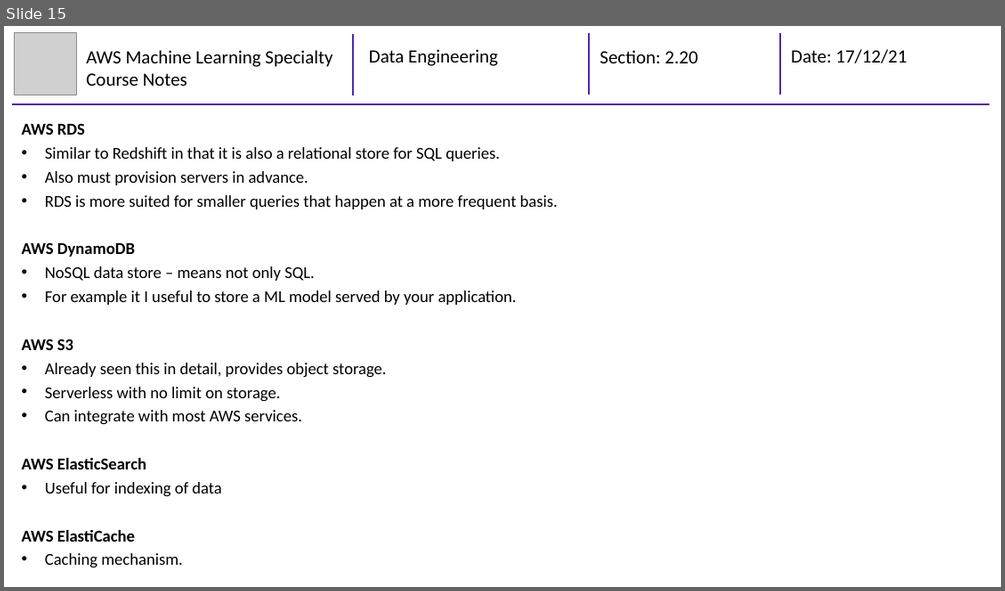
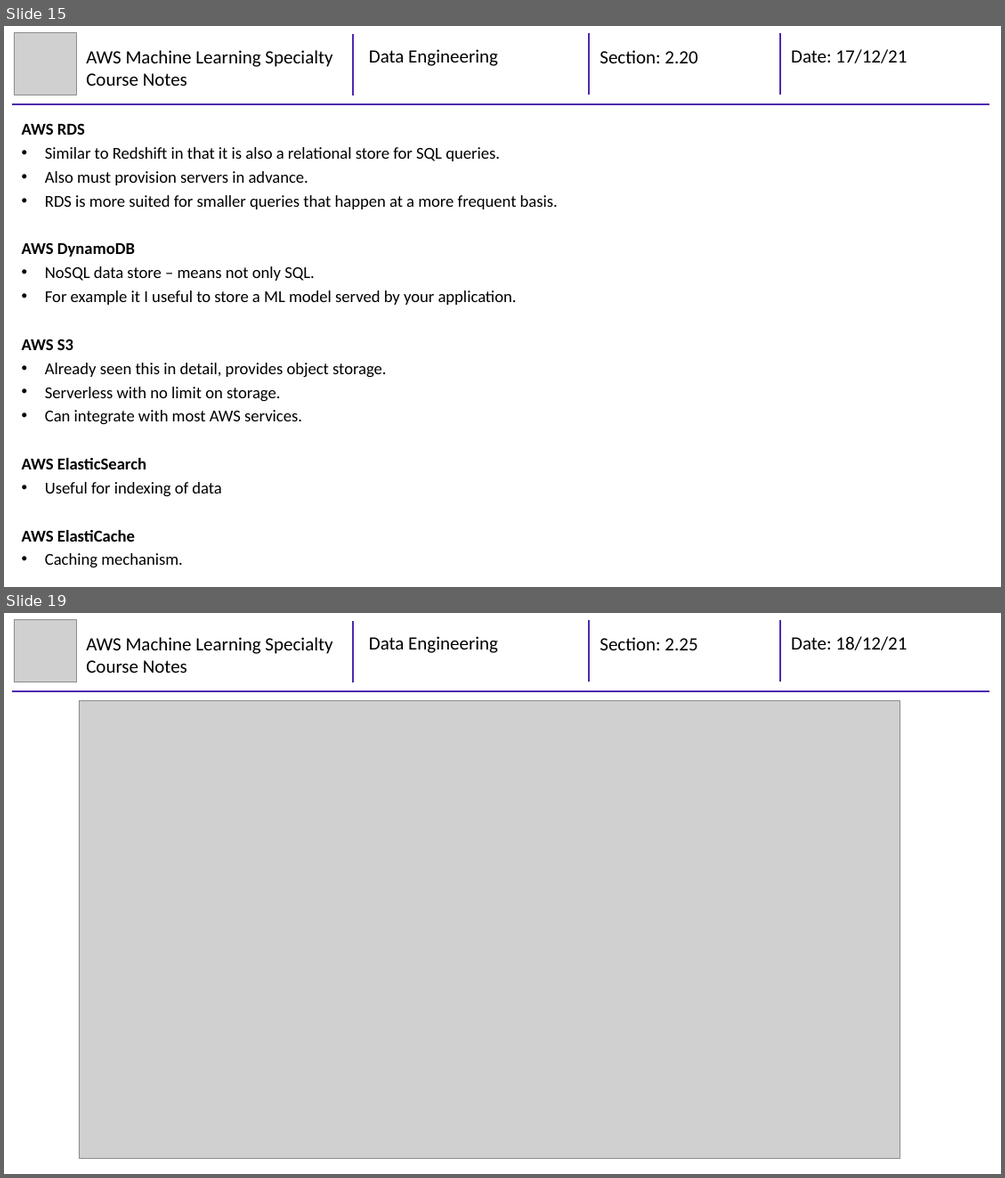
Before and after one commit to mhaythornthwaite/Testing_ML_Algorithms, a slide deck: AWS Machine Learning Specialty/Course Notes/2_MJH_Data_Engineering_Course_Notes.pptx. Shown one above the other, each under a label of ours: slide 15 before the commit, slides 15 and 19 after it; the slides between them are not shown. The pictures are 1005x591 and 1005x1178 pixels, drawn with LibreOffice and Linux fonts; fonts in the diff are those of the drawing; grey boxes stand for pictures. Boxes give left, top, right and bottom in pixels: in the first picture for what was removed or moved away, otherwise in the second. Text is boxed around its words. In the diff, an @@ line names an element or a change of style, - is before the commit and + after.

```diff
--- a/AWS Machine Learning Specialty/Course Notes/2_MJH_Data_Engineering_Course_Notes.pptx
+++ b/AWS Machine Learning Specialty/Course Notes/2_MJH_Data_Engineering_Course_Notes.pptx
@@ slide 19 added at (x1=4, y1=613, x2=1001, y2=1174), background #FFFFFF @@
@@ group added at (x1=12, y1=620, x2=989, y2=691): 4 lines, 4 texts, 1 picture @@
+AWS Machine Learning Specialty Course Notes
+Data Engineering
+Section: 2.25
+Date: 18/12/21
@@ picture added at (x1=79, y1=700, x2=900, y2=1159) @@
```
Also in this commit, not shown: 5 other slides added.
